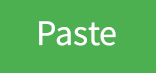
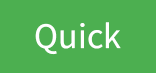
Layers edited between the first and the second 156px x 73px image:
added layer "Quick" above "Paste" over (x1=35, y1=22, x2=121, y2=55)
hid "Paste" over (x1=39, y1=21, x2=116, y2=46)
